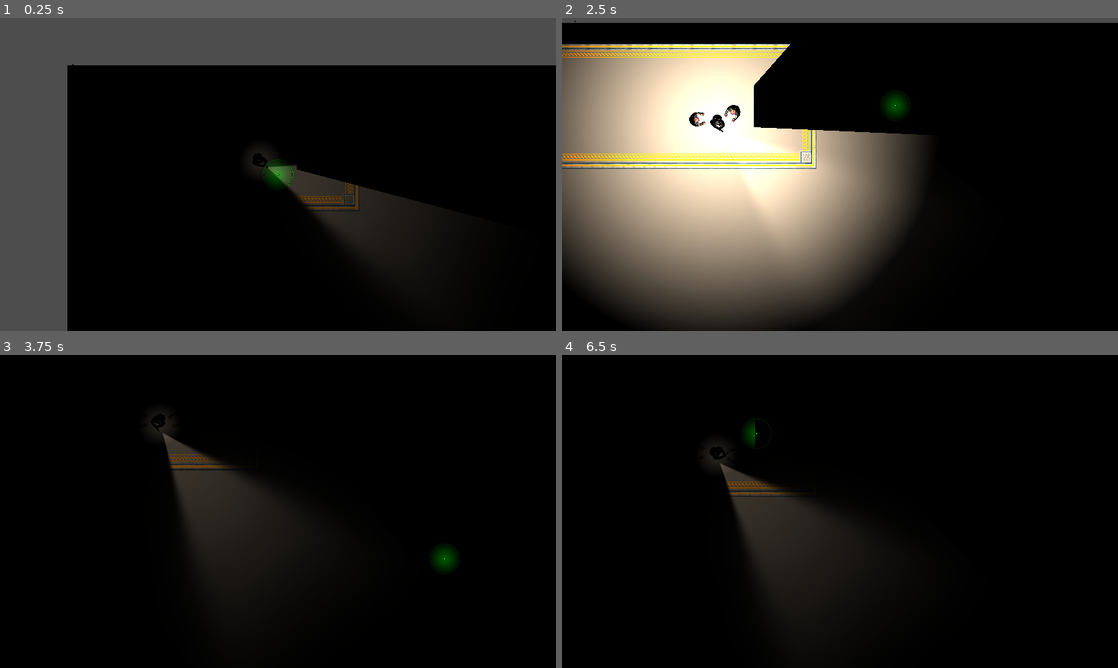
Above: before the commit, frames 1-4 (two rows, left to right).
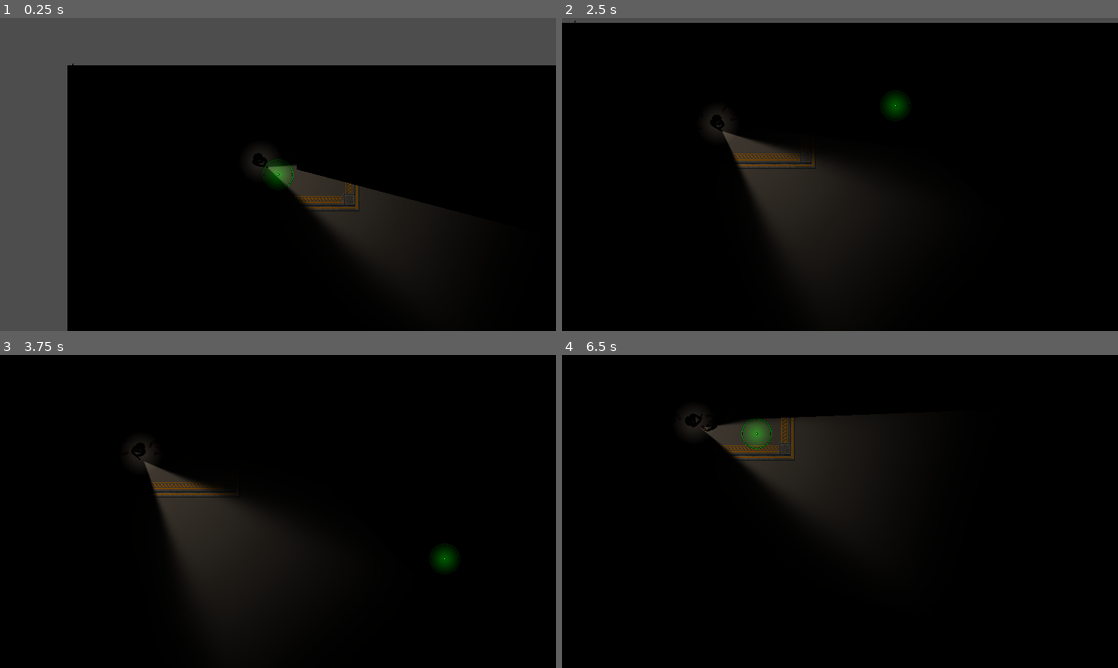
Above: after the commit, the same moments.

Repository: csj9703/Topdown-Survival
Game: Godot game, scene res://Game.tscn
Two runs of this game, one before a commit and one after it. Both use one fixed random seed, a clock stepped at 60 frames per second and the inputs below.
Inputs (mouse positions are in pixels of both pictures, inside the frame that each line leads up to):
- Up to frame 1 (0.25 s): no input
- Up to frame 2 (2.5 s): move the mouse to (962, 158) at 0.52 s; hold D (move_right) 0.53-1.28 s; hold Right mouse button (aim) 0.53-1.28 s; move the mouse to (728, 190) at 1.27 s; hold S (move_down) 1.28-2.03 s; tap E (melee) at 1.35 s; move the mouse to (895, 105) at 2.02 s; press the mouse at (895, 105) at 2.03 s; hold D (move_right) from 2.03 s (still down)
- Up to frame 3 (3.75 s): move the mouse to (250, 574) at 2.77 s; release D (move_right) at 2.78 s; release the mouse at (250, 574) at 2.78 s; hold W (move_up) 2.78-3.53 s; right-click (250, 574) at 2.85 s; move the mouse to (444, 558) at 3.52 s; hold A (move_left) from 3.53 s (still down); hold E (melee) from 3.53 s (still down)
- Up to frame 4 (6.5 s): move the mouse to (673, 464) at 4.27 s; release E (melee) at 4.28 s; click (673, 464) at 4.35 s; move the mouse to (867, 511) at 5.02 s; release A (move_left) at 5.03 s; hold S (move_down) 5.03-5.78 s; hold Right mouse button (aim) 5.03-5.78 s; move the mouse to (756, 433) at 5.77 s; hold D (move_right) from 5.78 s (still down); tap E (melee) at 5.85 s

The runs differ from the first frame. In frame 1, less than 0.1% of the frame differs, in the area x 13-14%, y 14-15%; in frame 2, 45%, in the area x 0-66%, y 1-100%; in frame 3, 2.9%; in frame 4, 9.8%.

Commit message:
added zombie walking animation

Diff:
--- a/Player.gd
+++ b/Player.gd
@@ -77,8 +77,6 @@
 		gun_light.energy = 0.0
 
 func _process(delta) -> void:
-	$AnimationPlayer.play()
-
 	if Input.is_action_pressed("reload") and not is_reloading:
 		is_reloading = true
 		await reload()
--- a/Player.tscn
+++ b/Player.tscn
@@ -416,7 +416,7 @@
 
 [node name="CharacterCollision" type="CollisionShape2D" parent="."]
 physics_interpolation_mode = 1
-position = Vector2(2.095, -0.44)
+position = Vector2(2, 2.44379e-06)
 scale = Vector2(0.877, 0.711)
 shape = SubResource("RectangleShape2D_m2eht")
 
--- a/Zombie.gd
+++ b/Zombie.gd
@@ -15,3 +15,9 @@
 	var direction = Vector2(cos(rotation), sin(rotation)).normalized()
 	velocity = direction * move_speed
 	move_and_slide()
+
+func _process(delta) -> void:
+	if velocity.length() != 0:
+		$AnimationPlayer.play("move")
+	elif velocity.length() == 0:
+		$AnimationPlayer.play("idle")
--- a/Zombie.tscn
+++ b/Zombie.tscn
@@ -221,6 +221,7 @@
 speed_scale = 0.5
 
 [node name="CharacterCollision" type="CollisionShape2D" parent="."]
+visible = false
 position = Vector2(0, 0.62)
 scale = Vector2(1.06, 1)
 shape = SubResource("RectangleShape2D_l17fh")
